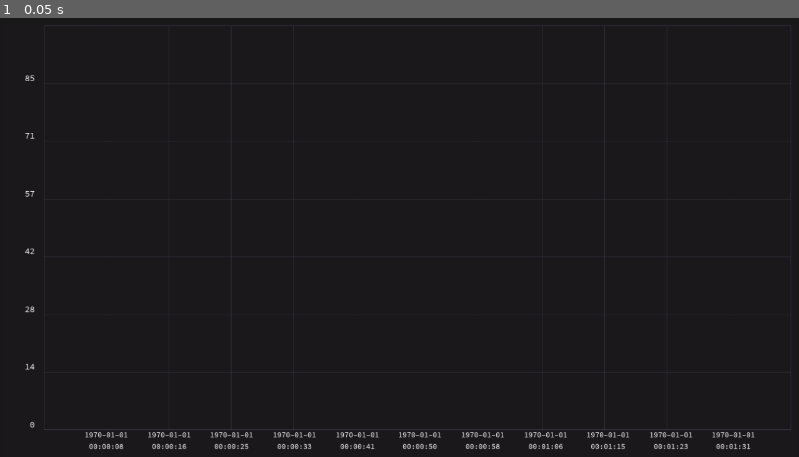
Above: before the commit, frame 1.
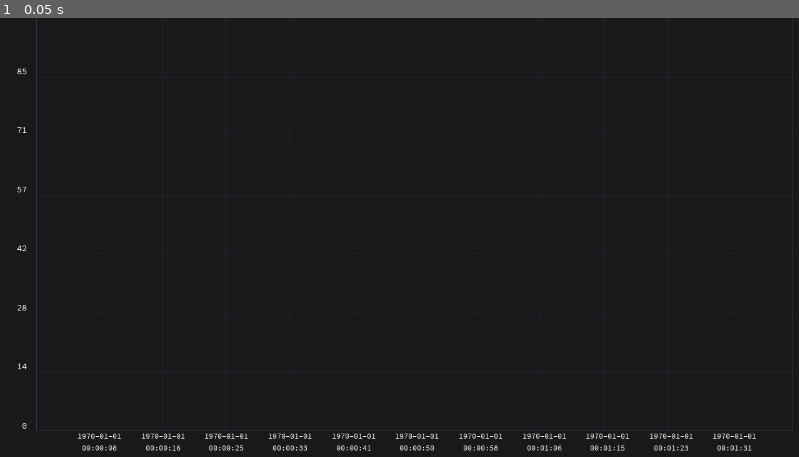
Above: after the commit, the same moment.

Repository: someengineering/resoto-ui
Game: Godot game, scene res://components/widgets/Chart.tscn
Two runs of this game, one before a commit and one after it. Both use one fixed random seed, a clock stepped at 60 frames per second and the inputs below. This scene is started directly instead of the project's main scene.
Inputs:
- Up to frame 1 (0.05 s): no input

The runs differ from the first frame. In frame 1, 1.6% of the frame differs, in the area x 2-100%, y 0-99%.

Commit message:
Try to fix line charts usually starting with 0

Diff:
--- a/src/Main.tscn
+++ b/src/Main.tscn
@@ -10,7 +10,6 @@
 [ext_resource path="res://scripts/ui_content.gd" type="Script" id=8]
 [ext_resource path="res://components/terminal/component_terminal_manager.tscn" type="PackedScene" id=9]
 [ext_resource path="res://components/toast/ToastManager.tscn" type="PackedScene" id=10]
-[ext_resource path="res://scripts/tools/browser_copy_paste_fix.gd" type="Script" id=11]
 [ext_resource path="res://components/widgets/DashboardManager.tscn" type="PackedScene" id=12]
 
 [sub_resource type="StyleBoxFlat" id=3]
@@ -310,7 +309,6 @@
 [node name="ToastManager" parent="Popups" instance=ExtResource( 10 )]
 
 [node name="BrowserCopyPasteWatcher" type="Node" parent="."]
-script = ExtResource( 11 )
 
 [connection signal="pressed" from="MenuBar/MenuContainer/Menu/Title/SideMenu/HBoxContainer/ButtonConfig" to="Content" method="_on_ButtonConfig_pressed"]
 [connection signal="pressed" from="MenuBar/MenuContainer/Menu/Title/SideMenu/HBoxContainer/ButtonDocs" to="MenuBar/MenuContainer/Menu" method="_on_ButtonDocs_pressed"]
--- a/src/components/widgets/Chart.gd
+++ b/src/components/widgets/Chart.gd
@@ -64,7 +64,7 @@
 #		complete_update()
 
 	if event is InputEventMouseMotion and mouse_on_graph and series.size() > 0:
-		var x = x_range * $Grid/LegendPosition.get_local_mouse_position().x / graph_area.rect_size.x
+		var x = x_range * graph_area.get_local_mouse_position().x / graph_area.rect_size.x
 		legend.rect_global_position = get_global_mouse_position()
 		legend.rect_size.y = 0
 
@@ -79,6 +79,9 @@
 			var l := Label.new()
 			var line : Line2D = graph_area.get_child(index)
 			var closest_point = find_value_at_x(x, series[index])
+
+			if str(closest_point.y) == "nan":
+				continue
 
 			l.text = line.name + ": " + str(closest_point.y)
 			l.set_meta("value", closest_point.y)
@@ -120,6 +123,8 @@
 
 	grid.material.set_shader_param("grid_divisions", divisions)
 	grid.material.set_shader_param("size", grid.rect_size)
+
+	$Grid/LegendPosition.rect_size = graph_area.rect_size
 
 func update_series() -> void:
 	if not is_instance_valid(graph_area):
@@ -140,6 +145,9 @@
 
 		for j in stacked.size():
 			var point = find_value_at_x(j * step ,series[index])
+			if str(point.y) == "nan":
+				continue
+
 			if line.get_meta("stack"):
 				point.y += stacked[j]
 				stacked[j] = point.y
@@ -244,6 +252,8 @@
 	for j in stacked.size():
 		for serie in series:
 			var value = find_value_at_x(j*step, serie)
+			if str(value.y) == "nan":
+				continue
 			if miny > value.y:
 				miny = value.y
 			if stacked:
@@ -268,6 +278,9 @@
 			if line is Line2D:
 				line.global_position = origin
 
+	$Grid/LegendPosition.rect_size = graph_area.rect_size
+	$Grid/LegendPosition.rect_position = $Viewport/GridContainer/Grid.rect_position
+
 
 func complete_update(force_update_graph_area := false) -> void:
 	if auto_scale:
@@ -292,6 +305,10 @@
 func find_value_at_x(target_x : float, serie : PoolVector2Array) -> Vector2:
 	var prev = null
 	var next = null
+
+	if target_x < serie[0].x or target_x > serie[serie.size() -1].x:
+		return Vector2(target_x, NAN)
+
 	for value in serie:
 		if value.x == target_x:
 			return value
--- a/src/components/widgets/Chart.tscn
+++ b/src/components/widgets/Chart.tscn
@@ -57,10 +57,6 @@
 [node name="GridContainer" type="Control" parent="Viewport"]
 anchor_right = 1.0
 anchor_bottom = 1.0
-margin_left = 5.0
-margin_top = 5.0
-margin_right = -5.0
-margin_bottom = -5.0
 
 [node name="YLabels" type="VBoxContainer" parent="Viewport/GridContainer"]
 anchor_bottom = 1.0
@@ -108,10 +104,6 @@
 [node name="Grid" type="TextureRect" parent="."]
 anchor_right = 1.0
 anchor_bottom = 1.0
-margin_left = 8.0
-margin_top = 8.0
-margin_right = -8.0
-margin_bottom = -8.0
 size_flags_horizontal = 3
 size_flags_vertical = 3
 texture = SubResource( 7 )
@@ -120,7 +112,10 @@
 [node name="LegendPosition" type="Control" parent="Grid"]
 anchor_right = 1.0
 anchor_bottom = 1.0
-margin_left = 59.0
+margin_left = 56.0
+margin_top = -3.0
+margin_right = 56.0
+margin_bottom = -3.0
 
 [node name="CanvasLayer" type="CanvasLayer" parent="."]
 
--- a/src/components/widgets/DashboardContainer.gd
+++ b/src/components/widgets/DashboardContainer.gd
@@ -37,10 +37,10 @@
 func _ready() -> void:
 	add_widget_popup.from_date = $DateRangeSelector.from.unix_time
 	add_widget_popup.to_date = $DateRangeSelector.to.unix_time
-	add_widget_popup.interval = 864 # 100 points in a day
+	add_widget_popup.interval = 8.64 # 100 points in a day
 	dashboard.ts_start = $DateRangeSelector.from.unix_time
 	dashboard.ts_end = $DateRangeSelector.to.unix_time
-	dashboard.step = 864
+	dashboard.step = 8640
 
 	self.dashboard_name = name
 
@@ -76,10 +76,10 @@
 	date_button.text = text
 	add_widget_popup.from_date = start
 	add_widget_popup.to_date = end
-	add_widget_popup.interval = (end-start)/100
+	add_widget_popup.interval = float(end-start)/500
 	dashboard.ts_end = end
 	dashboard.ts_start = start
-	dashboard.step = (end-start)/100
+	dashboard.step = float(end-start)/500
 	force_refresh = true
 	if initial_load:
 		emit_signal("dashboard_changed", self)
--- a/src/components/widgets/DatasourceContainer.tscn
+++ b/src/components/widgets/DatasourceContainer.tscn
@@ -238,7 +238,6 @@
 margin_bottom = 72.0
 rect_min_size = Vector2( 0, 48 )
 context_menu_enabled = false
-shortcut_keys_enabled = false
 
 [connection signal="toggled" from="VBoxContainer/HBoxContainer/Button" to="." method="_on_Button_toggled"]
 [connection signal="pressed" from="VBoxContainer/HBoxContainer/DeleteButton" to="." method="_on_DeleteButton_pressed"]
--- a/src/components/widgets/Serie.gd
+++ b/src/components/widgets/Serie.gd
@@ -23,19 +23,8 @@
 
 		$Polygon2D.polygon = poly
 		$Polygon2D.color = default_color
-		$Polygon2D.color.a = 0.05
+		$Polygon2D.color.a = 0.1
 
-		var vertex_colors : PoolColorArray = []
-		vertex_colors.resize(poly.size())
-		vertex_colors.fill(default_color)
-
-		if maximum_y != 0:
-			for i in points.size():
-				vertex_colors[i+1].a = 0.2 * points[i].y /(- maximum_y)
-
-		vertex_colors[0] = Color(0,0,0,0)
-		vertex_colors[vertex_colors.size()-1] = Color(0,0,0,0)
-		$Polygon2D.vertex_colors = vertex_colors
 	else:
 		$Polygon2D.polygon = []
 
--- a/src/components/widgets/Serie.tscn
+++ b/src/components/widgets/Serie.tscn
@@ -26,9 +26,7 @@
 [node name="Polygon2D" type="Polygon2D" parent="."]
 show_behind_parent = true
 material = SubResource( 2 )
-position = Vector2( -468, 371 )
 color = Color( 0, 1, 0.576471, 0.160784 )
-offset = Vector2( 468, -371 )
 antialiased = true
 
 [node name="Indicator" type="Polygon2D" parent="."]
Not shown: 1 places in src/Main.tscn that only renumber resources
